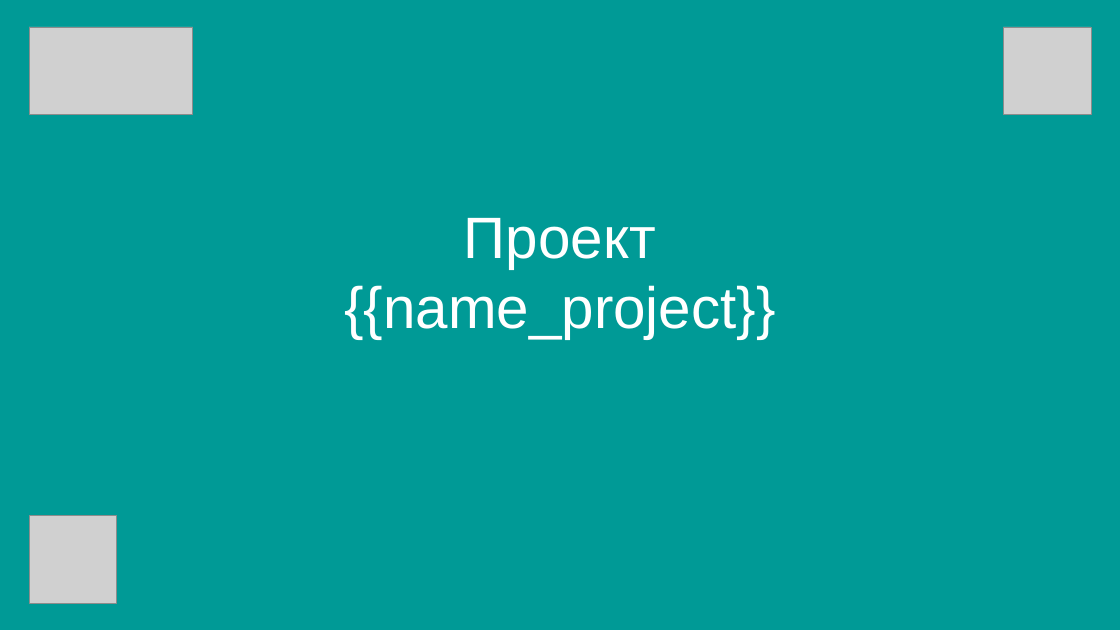
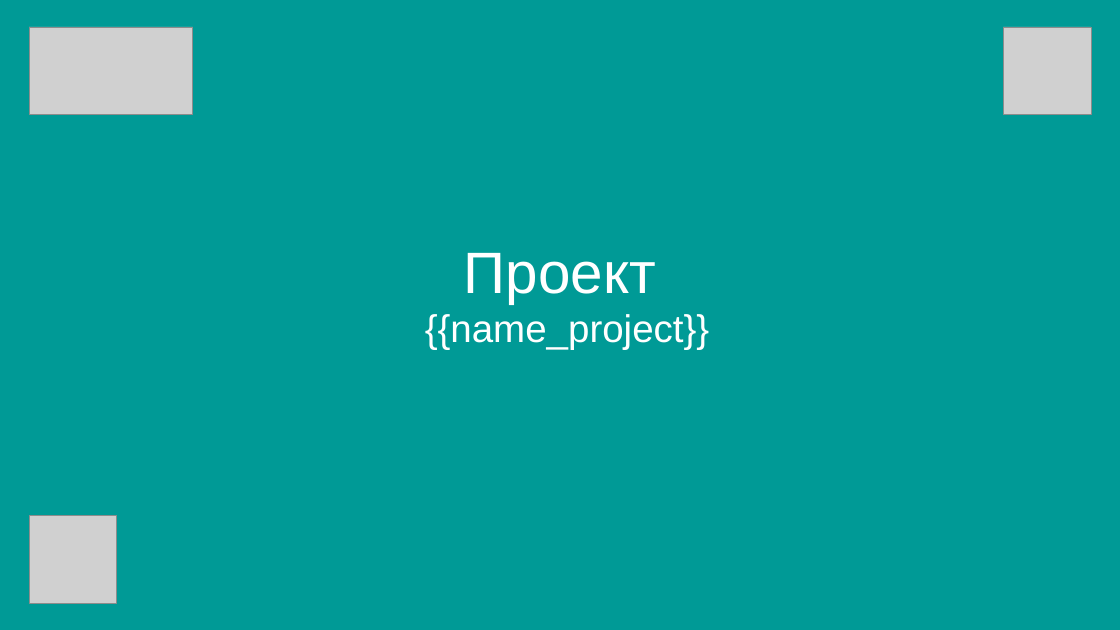
Before and after one commit to valerrkaaa/Hack_GoCodeHackMSK_2022, a slide deck: slide 1 of PowerPoint/pptx_template.pptx. Drawn at 1120x630 pixels with LibreOffice and Linux fonts; fonts in the diff are those of the drawing; grey boxes stand for pictures; background and template pictures are left out. Boxes give left, top, right and bottom in pixels: in the first picture for what was removed or moved away, otherwise in the second. Text is boxed around its words. In the diff, an @@ line names an element or a change of style, - is before the commit and + after.

```diff
--- a/PowerPoint/pptx_template.pptx
+++ b/PowerPoint/pptx_template.pptx
@@ text "Проект": place and size @@
-text "Проект" at (344, 218, 775, 339)
+text "Проект" at (464, 253, 656, 304)
@@ text at (344, 285, 775, 339): paragraph removed @@
-{{name_project}}
@@ text added at (425, 314, 709, 350), 66 pt, text #FFFFFF @@
+{{name_project}}
```
Also in this commit, not shown: 5 other slides changed, 6 other files.
